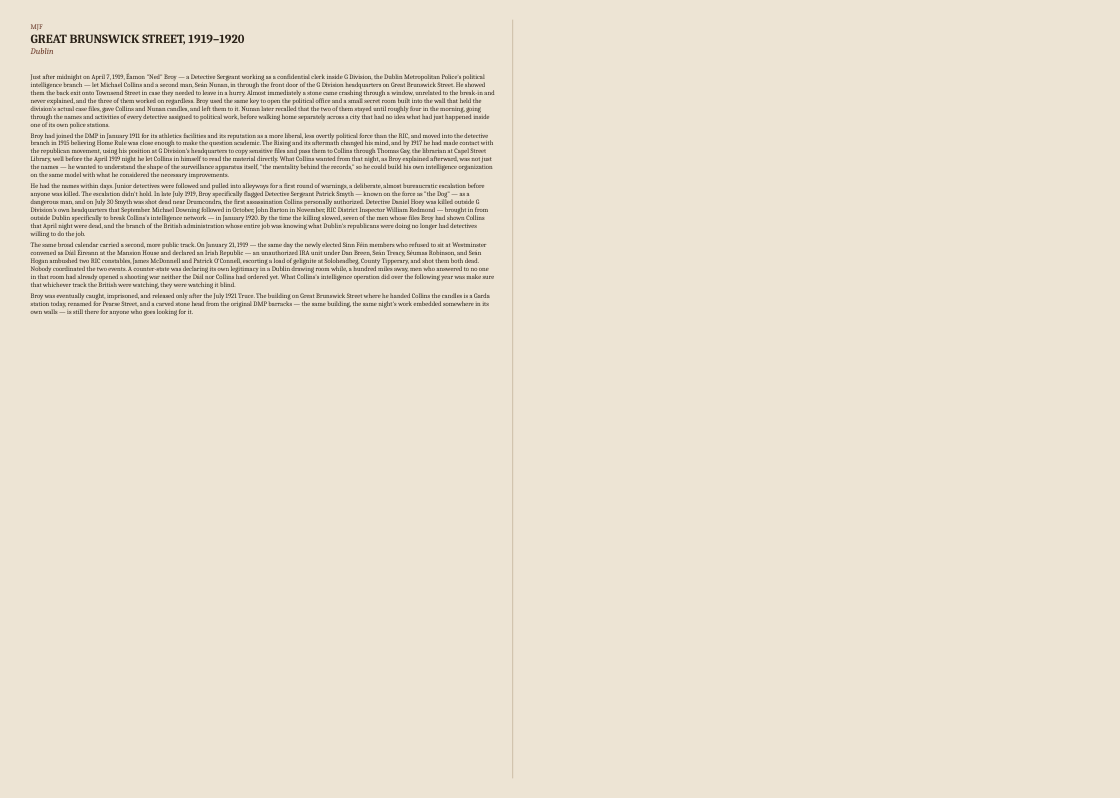
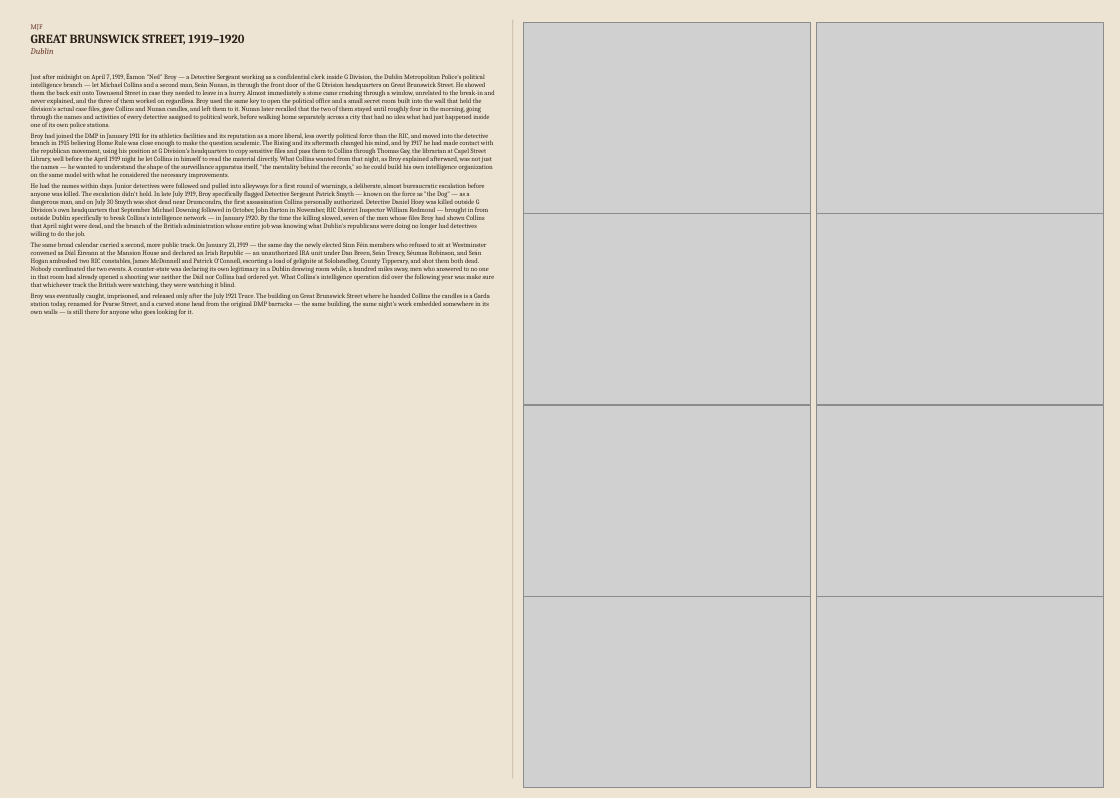
Before and after one commit to qv4rk/GrokBotPlayground, a slide deck: slide 1 of chapter-17/Great_Brunswick_Street_1919-1920.pptx. Drawn at 1120x798 pixels with LibreOffice and Linux fonts; fonts in the diff are those of the drawing; grey boxes stand for pictures. Boxes give left, top, right and bottom in pixels: in the first picture for what was removed or moved away, otherwise in the second. Text is boxed around its words. In the diff, an @@ line names an element or a change of style, - is before the commit and + after.

Commit message:
A: chapter-17 panels and pptx (Actions).

```diff
--- a/chapter-17/Great_Brunswick_Street_1919-1920.pptx
+++ b/chapter-17/Great_Brunswick_Street_1919-1920.pptx
@@ picture added at (x1=524, y1=22, x2=810, y2=213) @@
@@ picture added at (x1=817, y1=22, x2=1104, y2=213) @@
@@ picture added at (x1=524, y1=214, x2=810, y2=405) @@
@@ picture added at (x1=817, y1=214, x2=1104, y2=405) @@
@@ picture added at (x1=524, y1=405, x2=810, y2=596) @@
@@ picture added at (x1=817, y1=405, x2=1104, y2=596) @@
@@ picture added at (x1=524, y1=596, x2=810, y2=787) @@
@@ picture added at (x1=817, y1=596, x2=1104, y2=787) @@
```
Also in this commit, not shown: 8 other files.
